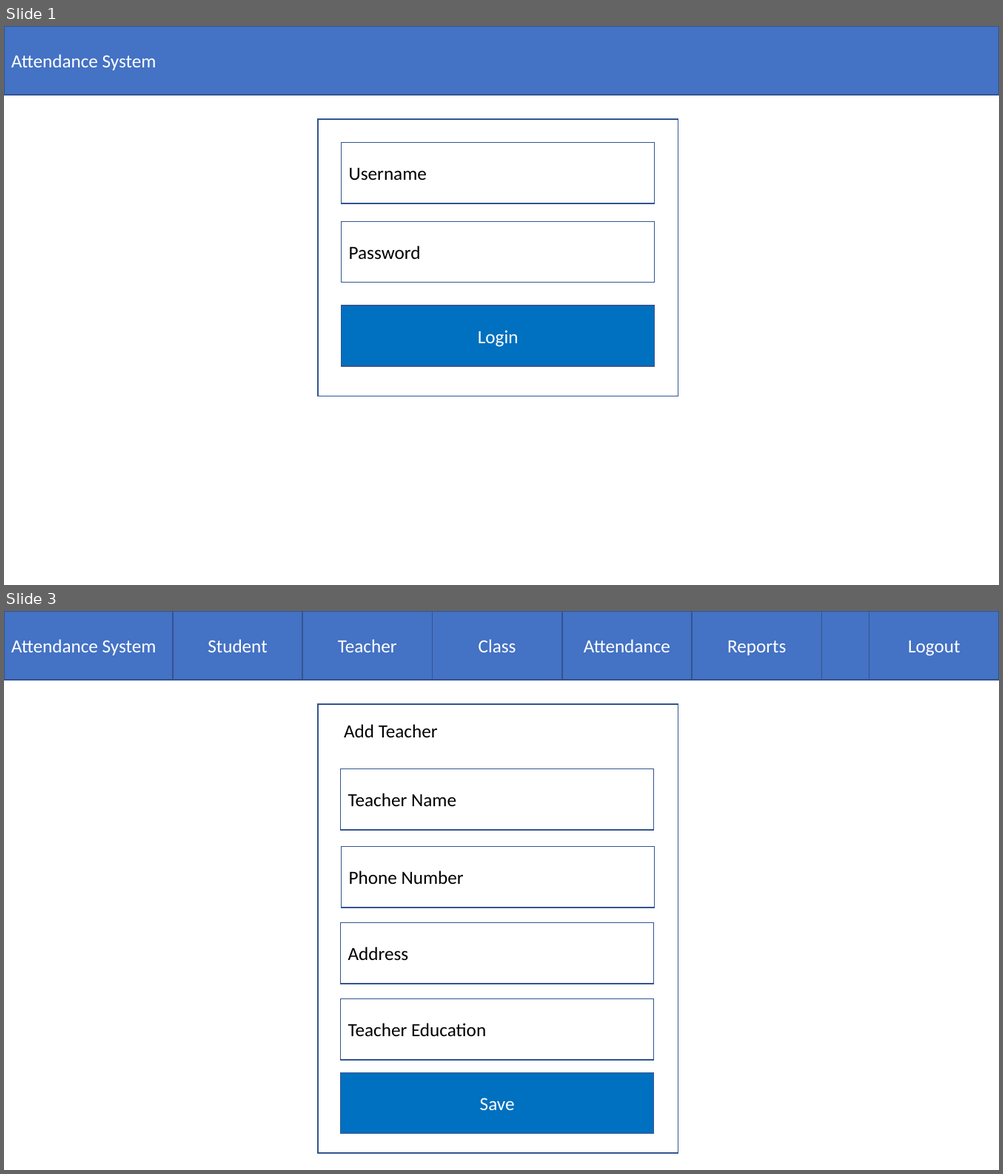
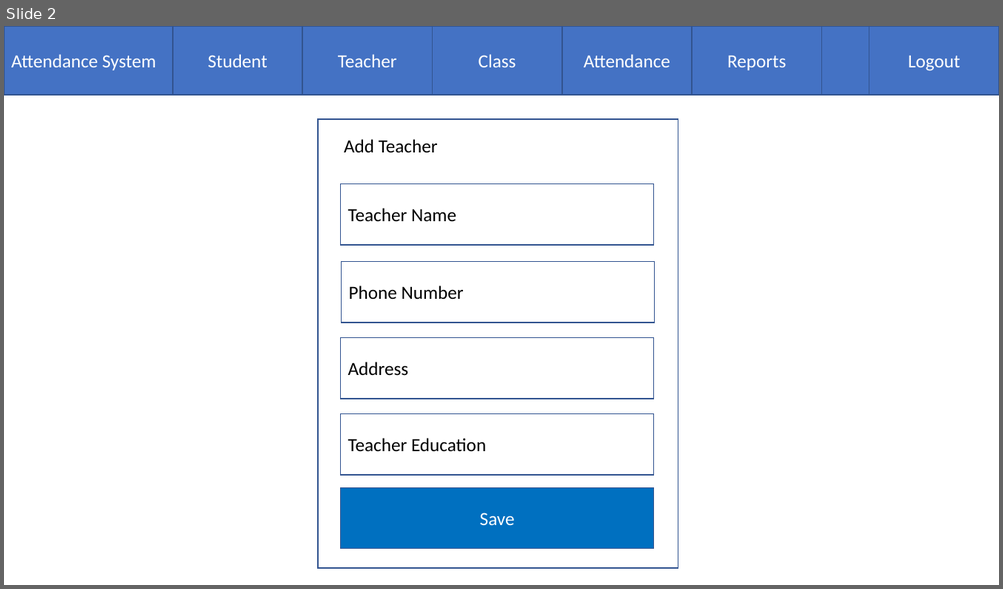
Before and after one commit to ashishpatil7007/library_management_system, a slide deck: Wireframes.pptx. Shown one above the other, each under a label of ours: slides 1 and 3 before the commit, slide 2 after it; the slides between them are not shown. The pictures are 1003x1174 and 1003x589 pixels, drawn with LibreOffice and Linux fonts; fonts in the diff are those of the drawing. Boxes give left, top, right and bottom in pixels: in the first picture for what was removed or moved away, otherwise in the second. Text is boxed around its words. In the diff, an @@ line names an element or a change of style, - is before the commit and + after.

```diff
--- a/Wireframes.pptx
+++ b/Wireframes.pptx
@@ slide 1 removed at (4, 26, 999, 585), background #FFFFFF @@
@@ rectangle removed at (4, 26, 999, 95) @@
-Attendance System
@@ rectangle removed at (318, 119, 678, 397) @@
@@ rectangle removed at (341, 143, 654, 204) @@
-Username
@@ rectangle removed at (341, 221, 654, 283) @@
-Password
@@ rectangle removed at (341, 306, 654, 367) @@
-Login
@@ what was slide 3 is now slide 2 @@
```
Also in this commit, not shown: 3 slides added, 14 other files.
